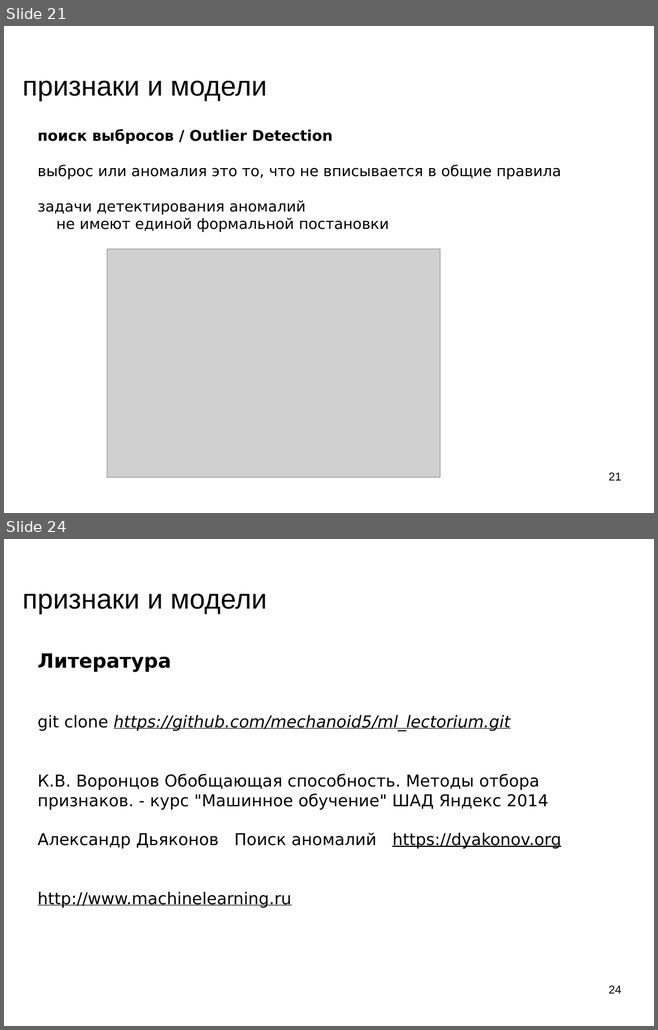
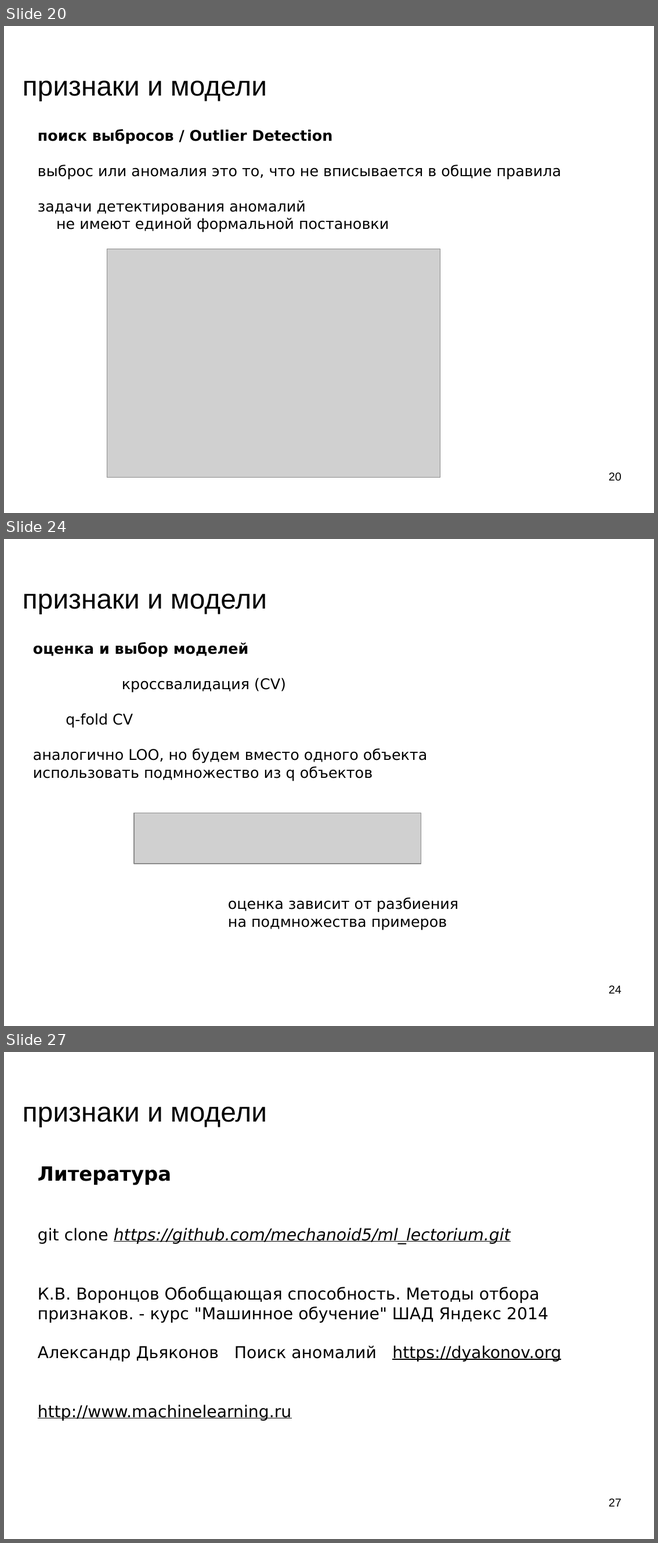
Before and after one commit to mechanoid5/ml_lectorium_legacy, a slide deck: 12-fetch-anomal.odp. Shown one above the other, each under a label of ours: slides 21 and 24 before the commit, slides 20, 24 and 27 after it; the slides between them are not shown. The pictures are 658x1030 and 658x1543 pixels, drawn with LibreOffice and Linux fonts; fonts in the diff are those of the drawing; grey boxes stand for pictures; background and template pictures are left out. Boxes give left, top, right and bottom in pixels: in the first picture for what was removed or moved away, otherwise in the second. Text is boxed around its words. In the diff, an @@ line names an element or a change of style, - is before the commit and + after.

```diff
--- a/12-fetch-anomal.odp
+++ b/12-fetch-anomal.odp
@@ slide 24 added at [4, 539, 654, 1026], background picture (left out) @@
@@ title added at [23, 594, 267, 614], 33.9 pt, text #000000 @@
+признаки и модели
@@ text added at [33, 642, 427, 781], 18 pt, text #000000 @@
+оценка и выбор моделей
+кроссвалидация (CV)
+q-fold CV
+аналогично LOO, но будем вместо одного объекта
+использовать подмножество из q объектов
@@ picture added at [134, 813, 420, 864] @@
@@ text added at [228, 897, 458, 931], 18 pt, text #000000 @@
+оценка зависит от разбиения
+на подмножества примеров
@@ page number added at [608, 986, 621, 994], 14 pt, text #000000 @@
+24
@@ what was slide 21 is now slide 20 @@
@@ page number at [608, 473, 621, 481]: text changed @@
-21
+20
@@ what was slide 24 is now slide 27 @@
@@ page number at [608, 1499, 621, 1507]: text changed @@
-24
+27
```
Also in this commit, not shown: 4 slides changed, 3 other slides added, 1 slide removed.
